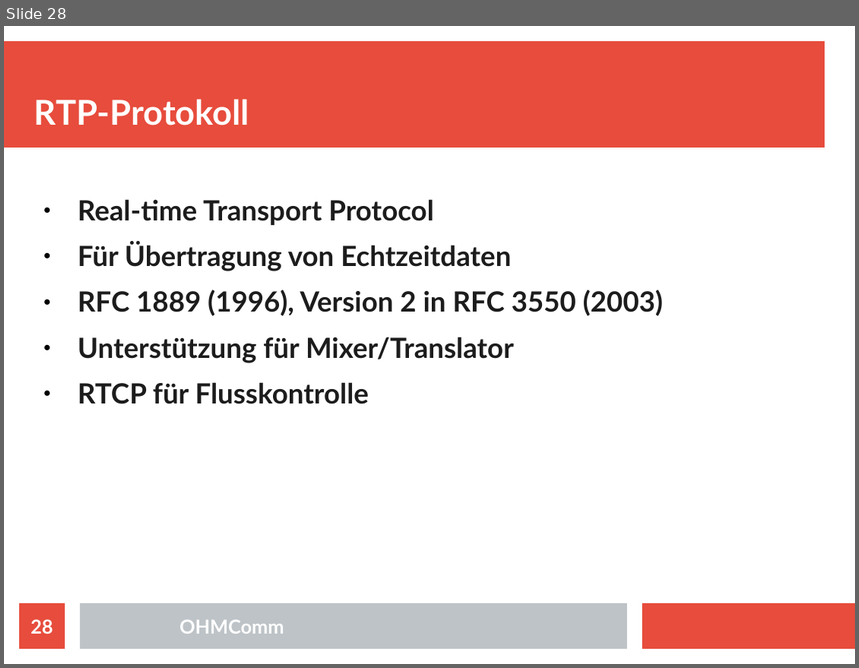
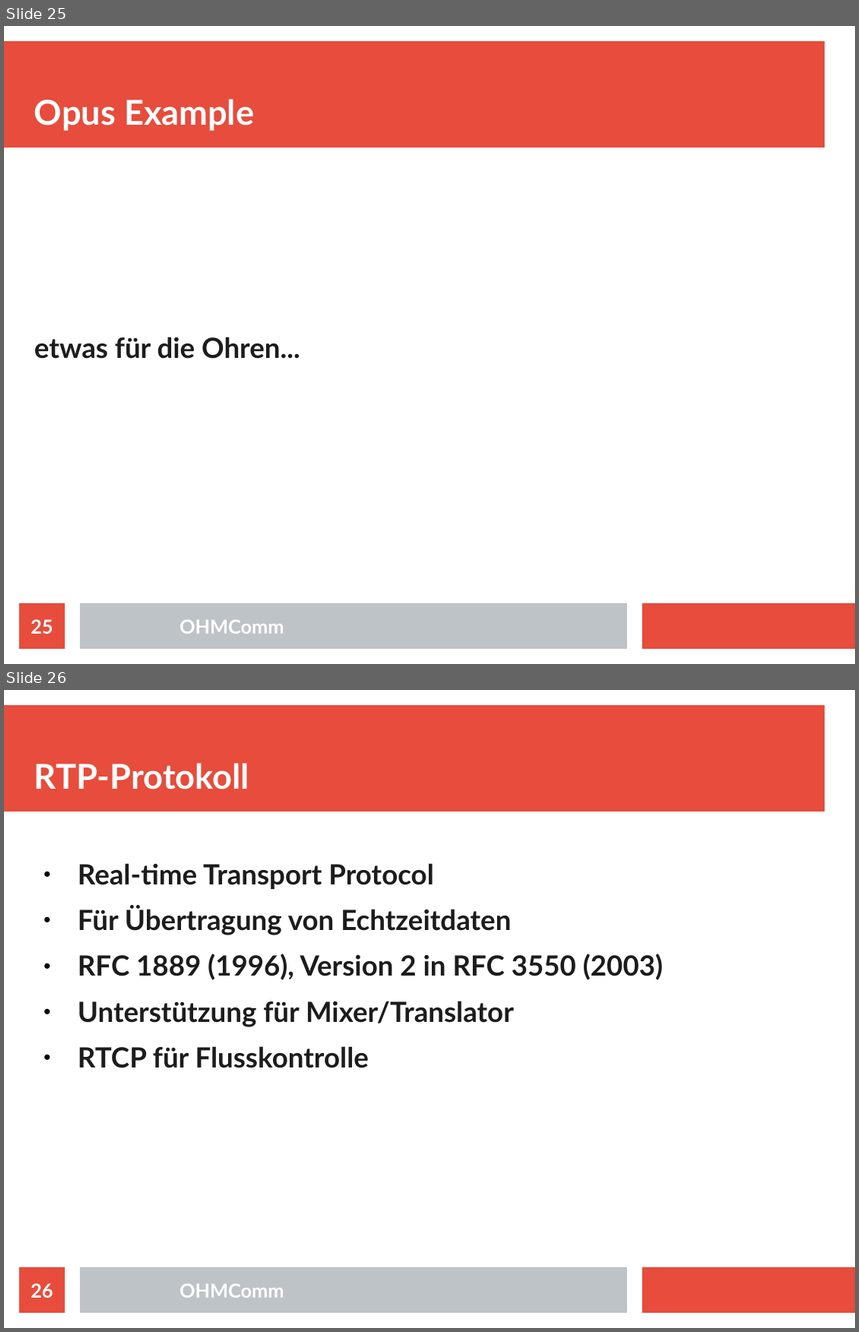
Before and after one commit to doe300/OHMComm, a slide deck: documents/OHMCommPres.odp. Shown one above the other, each under a label of ours: slide 28 before the commit, slides 25 and 26 after it. The pictures are 859x668 and 859x1332 pixels, drawn with LibreOffice and Linux fonts; fonts in the diff are those of the drawing. Boxes give left, top, right and bottom in pixels: in the first picture for what was removed or moved away, otherwise in the second. Text is boxed around its words. In the diff, an @@ line names an element or a change of style, - is before the commit and + after.

Commit message:
Updated Presentation
rtaudio, opus and statistic slides improved

```diff
--- a/documents/OHMCommPres.odp
+++ b/documents/OHMCommPres.odp
@@ slide 25 added at <box>4,26,855,664</box>, background #FFFFFF; not listed: 3 template elements that a slide beside it also shows @@
@@ title added at <box>34,99,254,131</box>, 32 pt, text #FFFFFF, bold @@
+Opus Example
@@ text added at <box>34,337,300,359</box>, 26 pt, text #1C1C1C, bold @@
+etwas für die Ohren...
@@ page number added at <box>19,604,65,649</box>, fill #E74C3C, 18 pt, text #FFFFFF, bold @@
+25
@@ text added at <box>180,620,284,634</box>, 18 pt, text #FFFFFF, bold @@
+OHMComm
@@ what was slide 28 is now slide 26 @@
@@ page number at <box>31,1284,53,1298</box>: text changed @@
-28
+26
```
Also in this commit, not shown: 25 slides changed, 1 other slide added, 5 slides removed.
